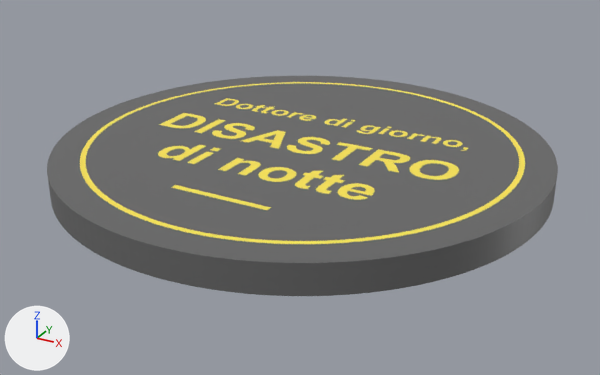
Before and after pictures for a commit that changed the glTF model public/products/sottobicchiere-dottore-giorno-disastro-notte.glb.
One viewpoint serves both versions: a camera (50 mm lens) standing at (0.0533, -0.0975, 0.0459) and looking at (0.0006, -0.0017, -0.002). Arrows for +X, +Y and +Z are at lower left; the lights stay in place. The first picture is the older version. Where no turn or scale is listed for an object, it has been applied to the vertices. Vertices at exactly the same position are counted once.

Before the edit, the objects in view are built like this:
```python
me_coaster_base = bpy.data.meshes.new('coaster_base')
me_coaster_base.from_pydata(...)  # 4834 vertices, 9664 faces; spans x -0.035..0.035, y -0.035..0.035, z 0.0..0.004
me_coaster_base.materials.append(mat_defaultmaterial)
me_coaster_ink = bpy.data.meshes.new('coaster_ink')
me_coaster_ink.from_pydata(...)  # 4514 vertices, 8948 faces; spans x -0.0308..0.0308, y -0.0308..0.0308, z 0.0034..0.004
me_coaster_ink.materials.append(mat_defaultmaterial_001)
ob_coaster_base = bpy.data.objects.new('coaster_base', me_coaster_base)
ob_coaster_base.location = (0.0, 0.0, 0.0)
ob_coaster_ink = bpy.data.objects.new('coaster_ink', me_coaster_ink)
ob_coaster_ink.location = (0.0, 0.0, 0.0)
```
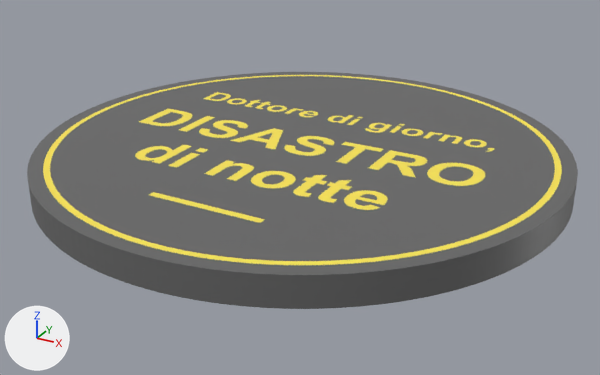
The change, as a list of edits to the scene's bpy script:
```text
Change me_coaster_base:
    used by ob_coaster_base; location = (0.0, 0.0, 0.0)
    remove me_coaster_base.from_pydata(...)  # 4834 vertices, 9664 faces; spans x -0.035..0.035, y -0.035..0.035, z 0.0..0.004
    add me_coaster_base.from_pydata(...)  # 4834 vertices, 9664 faces; spans x -0.0375..0.0375, y -0.0375..0.0375, z 0.0..0.004
    me_coaster_base part 1: 4828 of 4834 vertices moved; they spanned x -0.035..0.035, y -0.035..0.035, z 0.0..0.004 and now span x -0.0375..0.0375, y -0.0375..0.0375, z 0.0..0.004; mean shift (0.0, 0.0004, 0.0); largest move (-0.035, 0.0, 0.004) -> (-0.0318, -0.0157, 0.004)
Change me_coaster_ink:
    used by ob_coaster_ink; location = (0.0, 0.0, 0.0)
    remove me_coaster_ink.from_pydata(...)  # 4514 vertices, 8948 faces; spans x -0.0308..0.0308, y -0.0308..0.0308, z 0.0034..0.004
    add me_coaster_ink.from_pydata(...)  # 4514 vertices, 8948 faces; spans x -0.0355..0.0355, y -0.0355..0.0355, z 0.0034..0.004
    me_coaster_ink part 2: the whole mesh is scaled about its middle by (1.15, 1.15, 1)
```

Where the change shows, as pixel boxes [x1, y1, x2, y2] in the pictures (600 x 375 px):
'coaster_base', reshaped (8% wider, 8% taller)
    before: [47, 76, 558, 296]
    after: [27, 72, 578, 309]
'coaster_ink', rescaled (17% wider, 17% taller)
    before: [80, 82, 525, 244]
    after: [43, 75, 562, 265]
